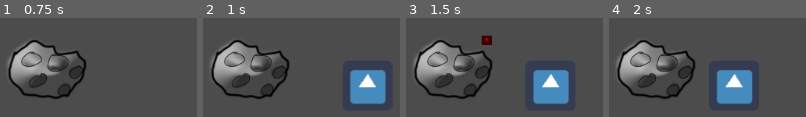
Above: before the commit, frames 1-4 (left to right).
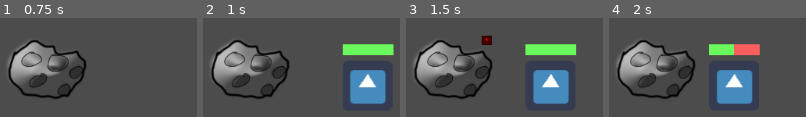
Above: after the commit, the same moments.

Repository: 1501-Intro-To-Game-Design/1501-final-project-2022-the-team-that-is-going-to-kill-thanos
Game: Godot game, scene res://Scenes/LevelScenes/Level1.tscn
Same seed, same stepped clock (60 frames per second), same inputs: the game is played once before the commit and once after it. This scene is started directly instead of the project's main scene. The engine's default icon, where the game draws it, is replaced by a stand-in: a white triangle on a blue panel in a dark square.
Inputs (mouse positions are in pixels of both pictures, inside the frame that each line leads up to):
- Up to frame 1 (0.75 s): tap Enter at 0.5 s; move the mouse to (171, 39) at 0.52 s; click (171, 39) at 0.67 s
- Up to frame 2 (1 s): no input
- Up to frame 3 (1.5 s): move the mouse to (outside the picture) at 1.27 s; click (outside the picture) at 1.42 s
- Up to frame 4 (2 s): no input

Frame 1 is identical in both runs. In frame 2, 2.9% of the frame differs, in the area x 70-97%, y 26-38%; in frame 3, 2.9%; in frame 4, 2.9%.

Commit message:
Added health bar

Diff:
--- a/Garden Guardians/Scenes/SuperScenes/Unit.tscn
+++ b/Garden Guardians/Scenes/SuperScenes/Unit.tscn
@@ -8,6 +8,12 @@
 
 [sub_resource type="RectangleShape2D" id=2]
 extents = Vector2( 32, 32.5 )
+
+[sub_resource type="StyleBoxFlat" id=3]
+bg_color = Color( 0.419608, 0.976471, 0.364706, 1 )
+
+[sub_resource type="StyleBoxFlat" id=4]
+bg_color = Color( 0.992157, 0.372549, 0.372549, 1 )
 
 [node name="Unit" type="RigidBody2D"]
 script = ExtResource( 2 )
@@ -27,5 +33,17 @@
 position = Vector2( 0, -0.5 )
 shape = SubResource( 2 )
 
+[node name="Health" type="ProgressBar" parent="."]
+margin_left = -32.0
+margin_top = -53.0
+margin_right = 33.0
+margin_bottom = -39.0
+custom_styles/fg = SubResource( 3 )
+custom_styles/bg = SubResource( 4 )
+percent_visible = false
+__meta__ = {
+"_edit_use_anchors_": false
+}
+
 [connection signal="timeout" from="Attack" to="." method="_on_Attack_timeout"]
 [connection signal="body_entered" from="Area2D" to="." method="_on_Enemy_body_entered"]
--- a/Garden Guardians/Scripts/Unit.gd
+++ b/Garden Guardians/Scripts/Unit.gd
@@ -20,6 +20,8 @@
 func _ready():
 	current_health = max_health
 	current_speed = max_speed;
+	$Health.max_value = max_health
+	$Health.value = current_health
 	prepareAttackTimer()
 
 func _spawn(h, d, s, a, sprite):
@@ -71,15 +73,14 @@
 	print("someone attacked")
 
 func battle_action(dmg, attacker):
-	current_health -= dmg
-	if(current_health <= 0):
+	if(current_health - dmg <= 0):
 		attacker.inCombat = false
 		attacker.get_node("Attack").stop()
-		print("someone died")
-		destroy()
+	change_health(-1 * dmg)
 
 func change_health(change):
 	current_health += change
+	$Health.value = current_health
 	if(current_health <= 0):
 		print("i died")
 		destroy()
Not shown: 1 places in Garden Guardians/Scenes/SuperScenes/Unit.tscn that only renumber resources
Not shown, added: Garden Guardians/Sprites/Tower Sprites/Turnip Projectile.png.import
